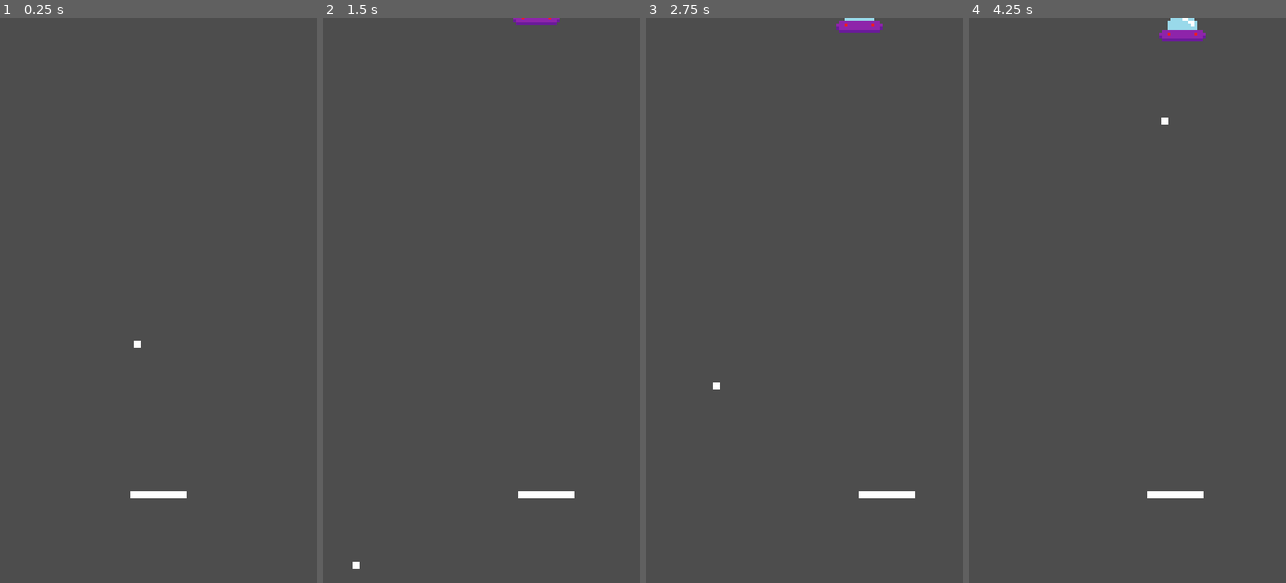
Above: before the commit, frames 1-4 (left to right).
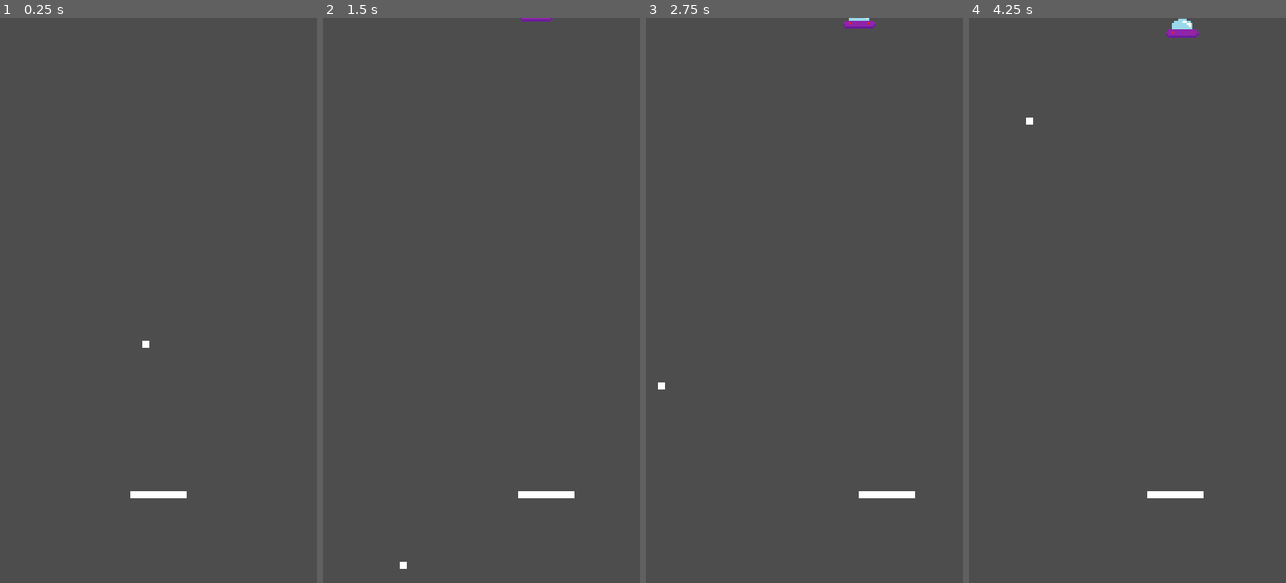
Above: after the commit, the same moments.

Repository: hoalex21/PongShot
Game: Godot game, scene res://game.tscn
The game is run twice, just before and just after one commit, with the same random seed, the same clock (stepped at 60 frames per second) and the same inputs.
Inputs:
- Up to frame 1 (0.25 s): no input
- Up to frame 2 (1.5 s): hold Right (move_right) 0.53-1.28 s; tap Enter at 1.25 s; hold Left (move_left) from 1.28 s (still down)
- Up to frame 3 (2.75 s): release Left (move_left) at 2.03 s; hold Right (move_right) from 2.03 s (still down)
- Up to frame 4 (4.25 s): release Right (move_right) at 3.53 s; hold Left (move_left) from 3.53 s (still down)

The runs differ from the first frame. In frame 1, less than 0.1% of the frame differs, in the area x 42-48%, y 57-59%; in frame 2, 0.2%; in frame 3, 0.3%; in frame 4, 0.4%, in the area x 18-75%, y 0-19%.

Commit message:
remove random number generator

Diff:
--- a/ball.gd
+++ b/ball.gd
@@ -5,14 +5,13 @@
 @export var speed = 600
 @export var damage = 1
 var screen_size
-var rng = RandomNumberGenerator.new()
 var direction
 
 
 # Called when the node enters the scene tree for the first time.
 func _ready():
 	screen_size = get_viewport_rect().size
-	direction = Vector2(rng.randf_range(-0.5, 0.5), 1.0)
+	direction = Vector2(randf_range(-0.5, 0.5), 1.0)
 
 
 # Called every frame. 'delta' is the elapsed time since the previous frame.
--- a/game.gd
+++ b/game.gd
@@ -28,8 +28,6 @@
 
 		var x = -relative_intersection.normalized().x * MAX_BOUNCE_ANGLE
 
-		print(relative_intersection)
-
 		get_node(node_path).hit_paddle(x)
 
 
--- a/ufo.tscn
+++ b/ufo.tscn
@@ -8,7 +8,7 @@
 
 [node name="Ufo" type="Area2D"]
 position = Vector2(2.08165e-12, 2.08165e-12)
-scale = Vector2(10, 10)
+scale = Vector2(7, 7)
 script = ExtResource("1_5blgm")
 initial_y = -50
 
